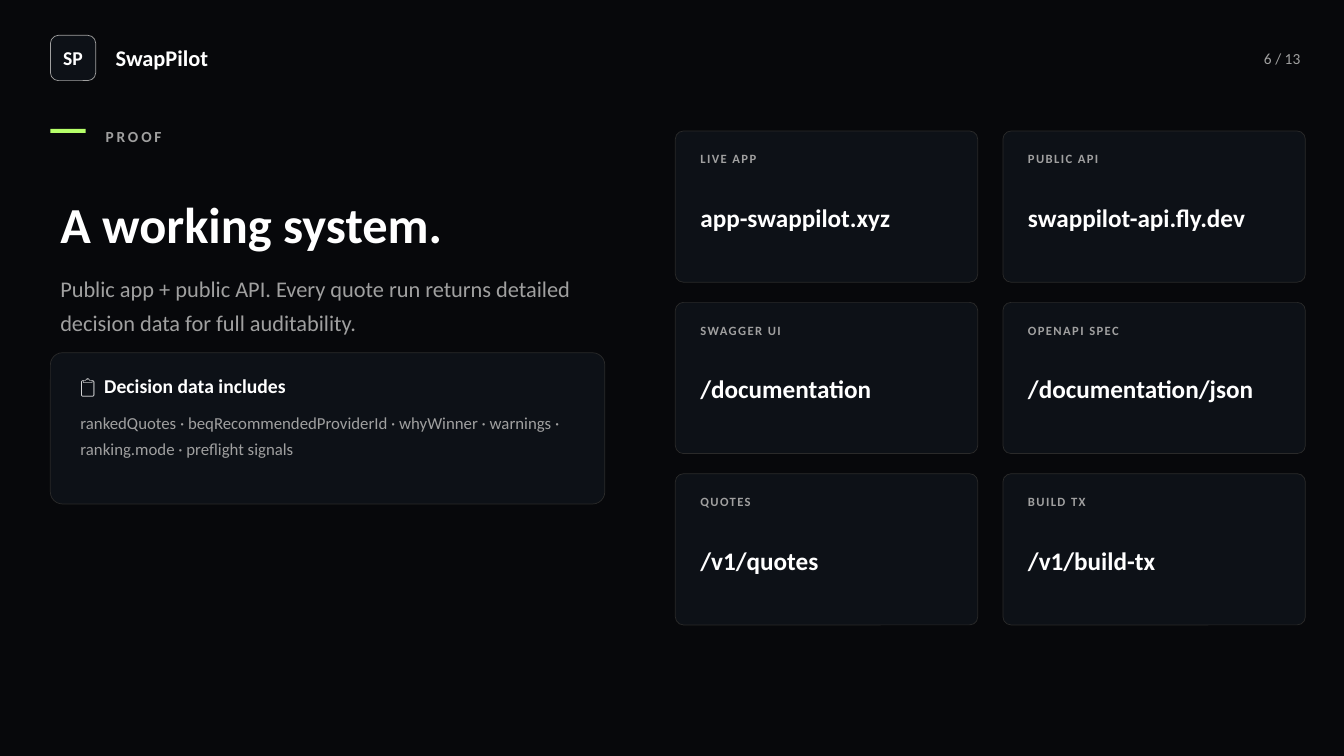
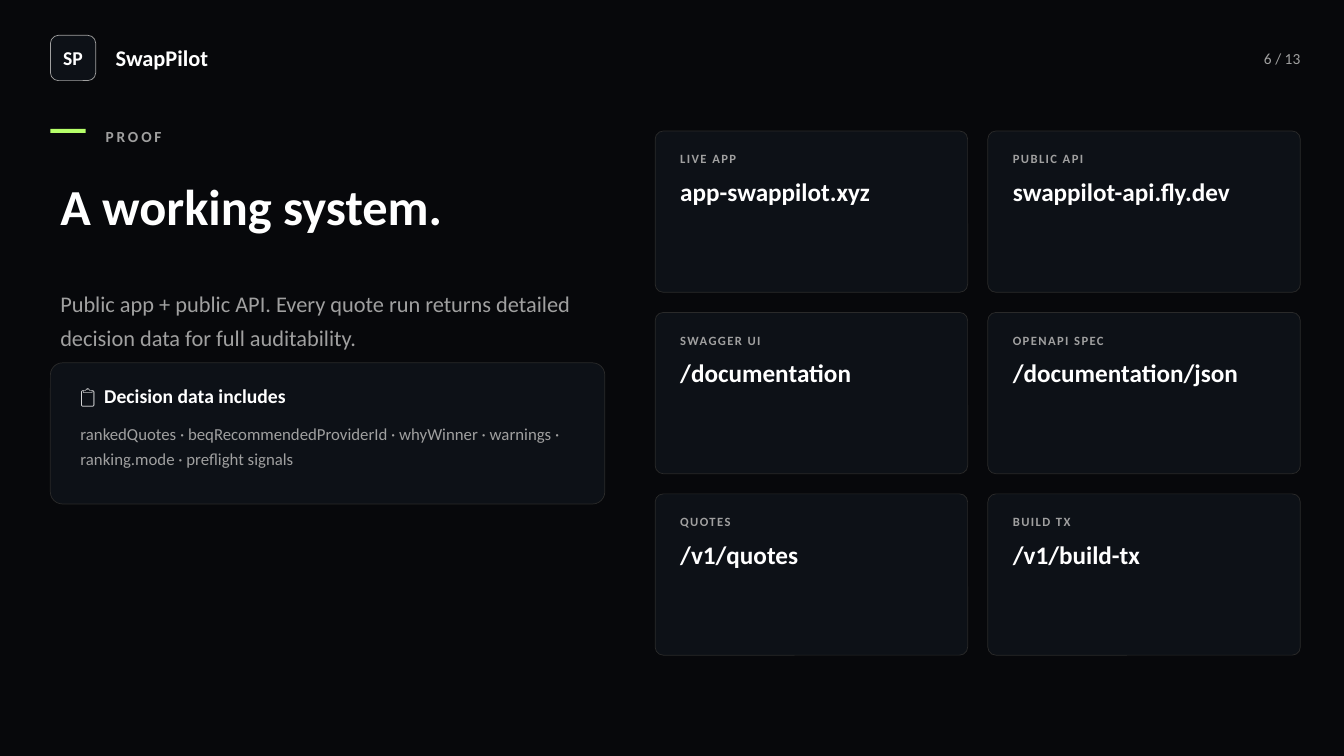
Before and after one commit to BacBacta/SwapPilot, a slide deck: slide 6 of pitch-deck/SwapPilot-Professional-PitchDeck.pptx. Drawn at 1344x756 pixels with LibreOffice and Linux fonts; fonts in the diff are those of the drawing. Boxes give left, top, right and bottom in pixels: in the first picture for what was removed or moved away, otherwise in the second. Text is boxed around its words. In the diff, an @@ line names an element or a change of style, - is before the commit and + after.

```diff
--- a/pitch-deck/SwapPilot-Professional-PitchDeck.pptx
+++ b/pitch-deck/SwapPilot-Professional-PitchDeck.pptx
@@ rounded rectangle: place and size @@
-rounded rectangle at [676, 131, 978, 282]
+rounded rectangle at [655, 131, 968, 292]
@@ text "LIVE APP": place and size @@
-text "LIVE APP" at [700, 155, 756, 163]
+text "LIVE APP" at [680, 155, 736, 163]
@@ rounded rectangle: place and size @@
-rounded rectangle at [1003, 131, 1306, 282]
+rounded rectangle at [988, 131, 1301, 292]
@@ text "PUBLIC API": place and size @@
-text "PUBLIC API" at [1028, 155, 1099, 163]
+text "PUBLIC API" at [1013, 155, 1084, 163]
@@ text "A working system.": place and size @@
-text "A working system." at [60, 207, 442, 252]
+text "A working system." at [60, 189, 442, 234]
@@ text "app-swappilot.xyz": place and size @@
-text "app-swappilot.xyz" at [700, 209, 890, 231]
+text "app-swappilot.xyz" at [680, 183, 870, 205]
@@ text "swappilot-api.fly.dev": place and size @@
-text "swappilot-api.fly.dev" at [1028, 209, 1245, 231]
+text "swappilot-api.fly.dev" at [1013, 183, 1230, 205]
@@ text "Public app + public API. ...": place and size @@
-text "Public app + public API. ..." at [60, 281, 570, 335]
+text "Public app + public API. ..." at [60, 296, 570, 350]
@@ rounded rectangle: place and size @@
-rounded rectangle at [676, 302, 978, 454]
+rounded rectangle at [655, 313, 968, 474]
@@ text "SWAGGER UI" rewrapped from [691, 318, 963, 343] to [670, 328, 953, 353] @@
@@ rounded rectangle: place and size @@
-rounded rectangle at [1003, 302, 1306, 454]
+rounded rectangle at [988, 313, 1301, 474]
@@ text "OPENAPI SPEC" rewrapped from [1018, 318, 1291, 343] to [1003, 328, 1286, 353] @@
@@ text "/documentation": place and size @@
-text "/documentation" at [700, 380, 871, 399]
+text "/documentation" at [680, 364, 851, 383]
@@ text "/documentation/json": place and size @@
-text "/documentation/json" at [1028, 380, 1253, 403]
+text "/documentation/json" at [1013, 364, 1238, 387]
@@ rounded rectangle: place and size @@
-rounded rectangle at [50, 353, 605, 504]
+rounded rectangle at [50, 363, 605, 504]
@@ text "📋 Decision data includes": place and size @@
-text "📋 Decision data includes" at [104, 379, 285, 393]
+text "📋 Decision data includes" at [104, 389, 285, 403]
@@ text "rankedQuotes · beqRecommendedProviderId · whyWinner ...": place and size @@
-text "rankedQuotes · beqRecommendedProviderId · whyWinner ..." at [80, 417, 552, 458]
+text "rankedQuotes · beqRecommendedProviderId · whyWinner ..." at [80, 428, 552, 468]
@@ proportions changed in 7 elements at [50, 363, 605, 504], [988, 131, 1301, 292], [655, 131, 968, 292], [988, 313, 1301, 474], [655, 313, 968, 474], [988, 494, 1301, 655], [655, 494, 968, 655] @@
@@ rounded rectangle: place and size @@
-rounded rectangle at [676, 474, 978, 625]
+rounded rectangle at [655, 494, 968, 655]
@@ text "QUOTES": place and size @@
-text "QUOTES" at [700, 552, 818, 574]
+text "QUOTES" at [680, 546, 798, 568]
@@ rounded rectangle: place and size @@
-rounded rectangle at [1003, 474, 1306, 625]
+rounded rectangle at [988, 494, 1301, 655]
@@ text "BUILD TX": place and size @@
-text "BUILD TX" at [1028, 498, 1086, 506]
+text "BUILD TX" at [1013, 518, 1071, 526]
@@ vertical alignment middle to top in 6 elements at [1013, 183, 1230, 205], [680, 183, 870, 205], [1013, 364, 1238, 387], [680, 364, 851, 383], [1013, 546, 1140, 565], [680, 546, 798, 568] @@
@@ text "/v1/quotes": place and size @@
-text "/v1/quotes" at [700, 552, 818, 574]
+text "/v1/quotes" at [680, 546, 798, 568]
@@ text "/v1/build-tx": place and size @@
-text "/v1/build-tx" at [1028, 552, 1155, 571]
+text "/v1/build-tx" at [1013, 546, 1140, 565]
```
Also in this commit, not shown: 9 other slides changed, 2 other files.
